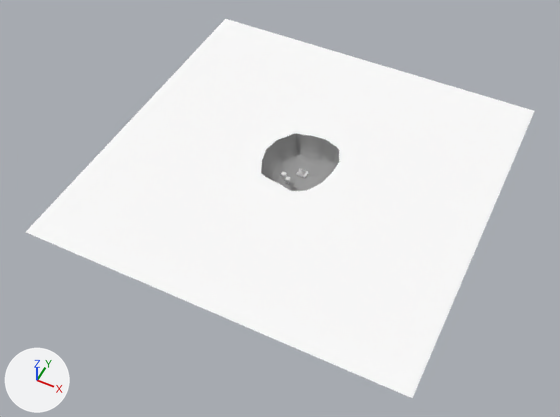
A saved change to the Blender file data/levels/castle_hall/castle_hall.blend.
One viewpoint serves both versions: a 50 mm lens placed at (103.0, -224.0, 248.0), pointed at (-1.0, -16.0, -13.0). The axes (+X, +Y, +Z) are drawn at lower left. The lights are the same throughout.

The first picture shows 'Ground', 'GroundDown'.
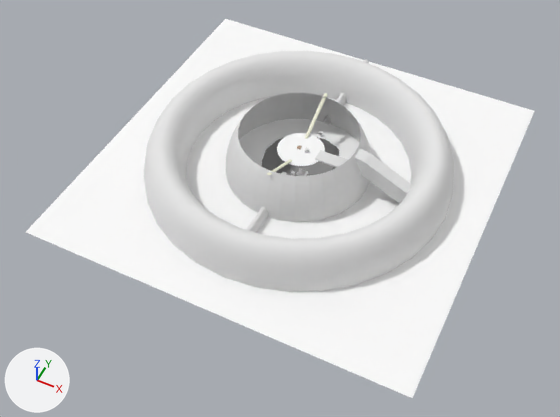
What the commit changed:
Object 'Stairs' (ob_stairs) is now shown.
Object 'TunnelAround' (ob_tunnelaround) is now shown.
Object 'Tunnel' (ob_tunnel) is now shown.
Object 'Dome' (ob_dome) is now shown.
Object 'RoofLine4' (ob_roofline4) is now shown.
Object 'RoofLine2' (ob_roofline2) is now shown.
Object 'DomeRoof' (ob_domeroof) is now shown.

Boxes [x1, y1, x2, y2] around the edits, measured in the pictures (560 x 417 px):
'TunnelAround', shown
    after: [144, 51, 454, 292]
'Dome', shown
    after: [226, 93, 370, 222]
'Stairs', shown
    after: [315, 149, 412, 203]
'DomeRoof', shown
    after: [277, 133, 325, 166]
'Tunnel', shown
    after: [246, 59, 369, 233]
'RoofLine2', shown
    after: [305, 93, 328, 139]
'RoofLine4', shown
    after: [267, 159, 292, 175]
'GroundDown', unchanged, covered by the edit
    before: [261, 134, 339, 191]
    after: [262, 137, 339, 176]
